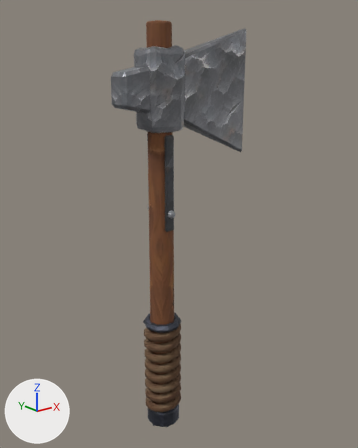
The glTF model assets/models/items/axe_silver.glb: old version first, new version second.
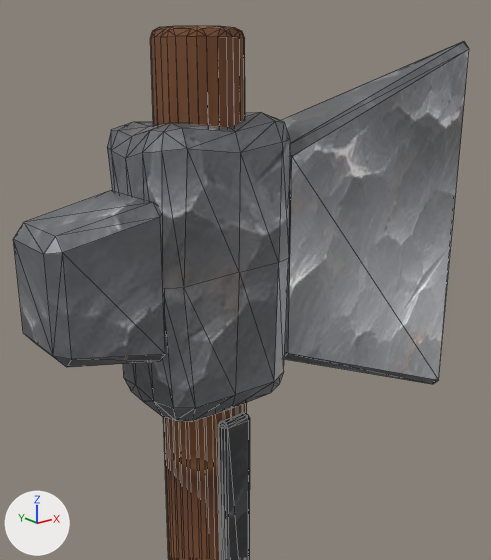
There are two pictures of each version: one whole from a 50 mm lens placed at (-0.54, -0.656, 0.662), pointed at (-0.004, 0.015, 0.394), one close up from a 50 mm lens placed at (-0.227, -0.246, 0.715), pointed at (-0.041, -0.014, 0.622). The axes (+X, +Y, +Z) are drawn at lower left. The lights are the same throughout. The older version's two pictures come first. The close-ups show mesh edges as thin lines. Vertices at exactly the same position are counted once.

Before the edit, the objects in view are built like this:
```python
me_part_001 = bpy.data.meshes.new('part.001')
me_part_001.from_pydata(...)  # 1710 vertices, 3364 faces; spans x -0.135..0.135, y -0.035..0.035, z 0.0..0.731
# faces by material slot: [280, 276, 2048, 120, 296, 216, 128]
me_part_001.materials.append(mat_silver_a)  # picture img_silver_a
me_part_001.materials.append(mat_wood_b)  # picture img_wood_b
me_part_001.materials.append(mat_leather_dark)  # picture img_leather_dark
me_part_001.materials.append(mat_iron_c)  # picture img_iron_c
me_part_001.materials.append(mat_iron_a)  # picture img_iron_a
me_part_001.materials.append(mat_silver_dark)  # picture img_silver_dark
me_part_001.materials.append(mat_iron)  # grey #95979b
ob_model = bpy.data.objects.new('model', me_part_001)
ob_model.location = (0.0, 0.0, 0.0)
```
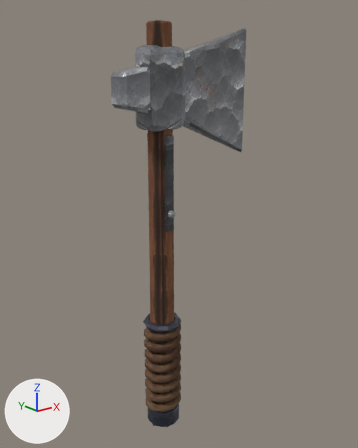
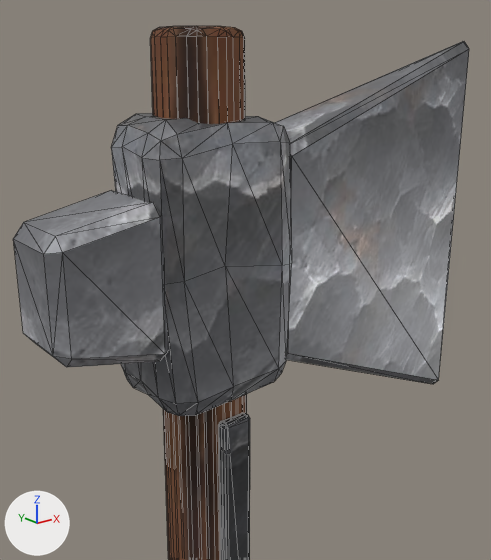
The change, as a diff of the scene's bpy script:
```diff
--- a/assets/models/items/axe_silver.glb.py
+++ b/assets/models/items/axe_silver.glb.py
@@ img_silver_c @@
+img_silver_c = load_image('silver_c', '_unpacked/silver_c', 512, 512, 'sRGB')
@@ img_iron_b @@
+img_iron_b = load_image('iron_b', '_unpacked/iron_b', 512, 512, 'sRGB')
@@ mat_silver_c @@
+mat_silver_c = principled_material('silver_c')
+mat_silver_c.texture = img_silver_c
+mat_silver_c.metallic = 0.6
+mat_silver_c.roughness = 0.45
@@ mat_iron_b @@
+mat_iron_b = principled_material('iron_b')
+mat_iron_b.texture = img_iron_b
+mat_iron_b.metallic = 0.6
+mat_iron_b.roughness = 0.45
@@ me_part_001 @@
 me_part_001.from_pydata(...)  # 1710 vertices, 3364 faces; spans x -0.135..0.135, y -0.035..0.035, z 0.0..0.731
 # used by ob_model
+# me_part_001 part 1: the loose piece of 98 vertices spanning x -0.093..-0.017, y -0.027..0.027, z 0.563..0.697 is rebuilt with 98 vertices and now spans x -0.092..-0.016, y -0.027..0.027, z 0.567..0.696
+# me_part_001 part 2: 3044 kept faces spanning x -0.135..0.135, y -0.035..0.035, z 0.0..0.731 get new texture (UV) coordinates
+# me_part_001 part 3: 44 faces spanning x -0.135..-0.085, y -0.022..0.022, z 0.597..0.665 switch from mat_silver_a (picture img_silver_a) to mat_silver_c (picture img_silver_c)
 me_part_001.materials.append(mat_wood_b)
@@ me_part_001 @@
 me_part_001.materials.append(mat_iron_c)
-me_part_001.materials.append(mat_iron_a)  # picture img_iron_a
 me_part_001.materials.append(mat_silver_dark)
 me_part_001.materials.append(mat_iron)
+me_part_001.materials.append(mat_iron_b)  # picture img_iron_b
```

Where the change shows, as pixel boxes [x1, y1, x2, y2] in the close-ups (491 x 560 px):
part 1 of me_part_001, rebuilt: before [107, 112, 290, 422]; after [111, 113, 292, 416]
part 2 of me_part_001, surface changed: [13, 26, 469, 560] in both
part 3 of me_part_001, recoloured (lighter): [13, 190, 167, 367] in both
